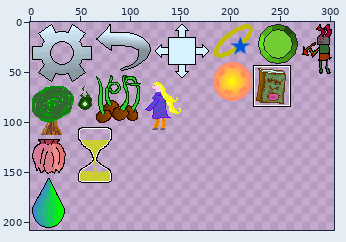
Two versions of one sprite sheet, static/assets/common/items.png. The picture above shows the old version from afar; the outline marks the close-up.
Close-up. First the earlier version:
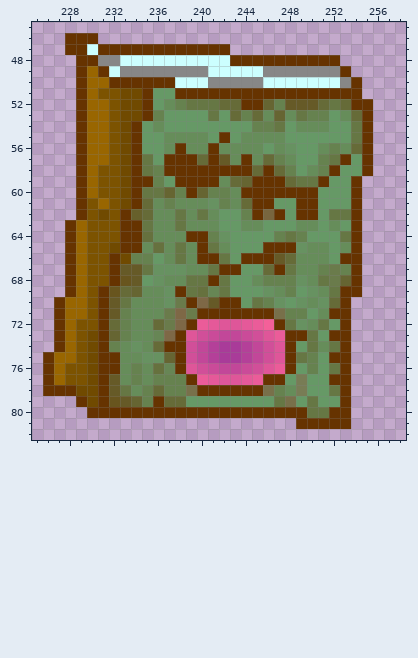
The file is 304x208 pixels. Pixels under 10% opacity are left out. Colours within 5 levels of each other are drawn and written as one. Shown: x 225..258, y 45..82. The commit also changed other parts of the picture, which this record leaves out.
New version:
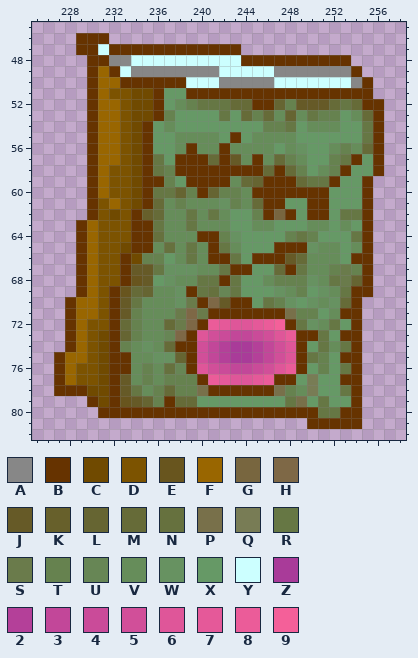
Palette (. is transparent): A #878787  B #663300  C #704a00  D #7c5300  E #68551e  F #996600  G #78663f  H #7e6846  J #665a27  K #67602b  L #666532  M #666b38  N #66713e  P #78704a  Q #787c55  R #667744  S #6a7b4b  T #66824f  U #678655  V #668d5a  W #679261  X #669966  Y #ccffff  Z #a93b99  2 #b44099  3 #c24799  4 #ca4b99  5 #d14f99  6 #df5699  7 #e55999  8 #eb5c99  9 #f46099
Edits made:
Changed rows in their new state; - is an unchanged pixel.
first column x 226:
46 --.--B-------------------------
47 --.-BY-----------B-------------
48 ---.-B-A---------Y---------B---
49 ---.BFBY-------A----Y------AB--
50 ---.B-F-----B--Y----A------YAB-
51 ---.BF-D-CB-X----------------B-
52 ---.B-FD-CBXVT--R-M-BLT--JMRM-B
53 ---.B-FD-CBT---XRXMTMVLVR-TXVMB
54 ---.B-FDCBXV-------X-TRX--V-XRB
55 ---.B-FDCB-X---VXBX---V-----XRB
56 ---.B-FDCB-XVB-VB---VXVW-XVTVMB
57 ---.B-FDCBRX--BMBJVBVMTV-XTRBXB
58 ---.BF-DCBRT-------BMBMTXVTB-XB
59 ---.BF-DC-BTX---BVML--BM-RB-XB-
60 ---.BF-DCB-RLTBL-TV------B--XB-
61 ---.BDFDCBMVT--VWTVM-B-X-B--XB-
62 ---.BDCDBKM-VRVRV-XTBGBX-BX-RB-
63 --.BF--D-BR-VR--V-X-V--X-VXVXB-
64 --.BF--D-BN--V-BTW---XTRT--XRB-
65 --.BF-DC-BVNVRVBRV--X--BW-VXVB-
66 --.BF-DBC-TXVRV-BRX--BJM--VX-B-
67 --.BF-DB-JR--W-VR-B-XMBR-VTSTB-
68 --.BF-DBEJXW-V-RBR-XV--TWVRSLB-
69 --.BFDBEML-VWBRNUR--XWVTXWVR-B-
70 -.B-FDBJR--VWSBHJ-BXRTWXWVWMB--
71 -.B-FDBJT--VSHS------BP-TXV-B--
72 -.BF-DBMT-VMSHB87-6789BRWVRXB--
73 -.BFDCBLT-VUHB654-34568-BRX-B--
74 -.BFDCBTVWVM-B532-Z2356BXRVRB--
75 .B-FDC-B-V-WLB532-Z2356BRTX-B--
76 .BF-DC-BVTVNUB654-34568BXTXRB--
77 .BF-DCBJVTV--TB87-678-BXQ-X-B--
78 .--B-CBJRVTM-TP-----BPTVQ-XRB--
79 ---.BCBEJLTB-M-------XRPXR-XB--
80 ----.-------------------B-R-B--
81 -----------------------.----B--
